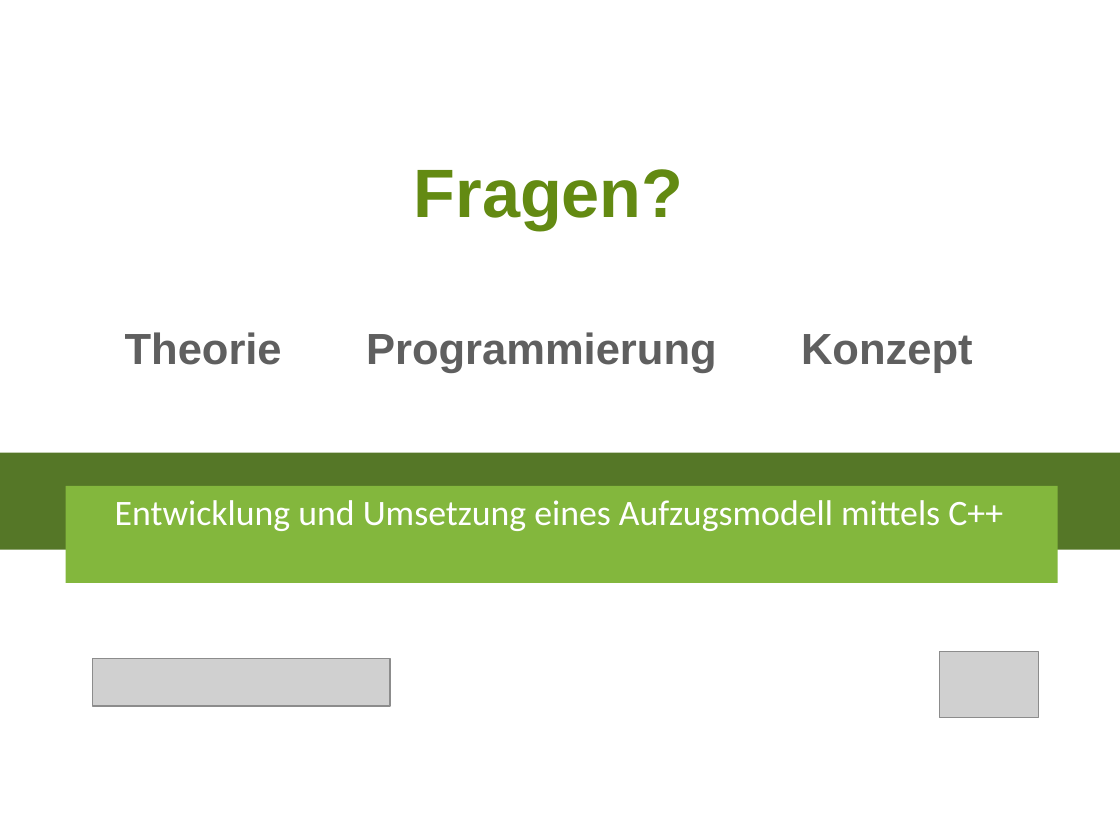
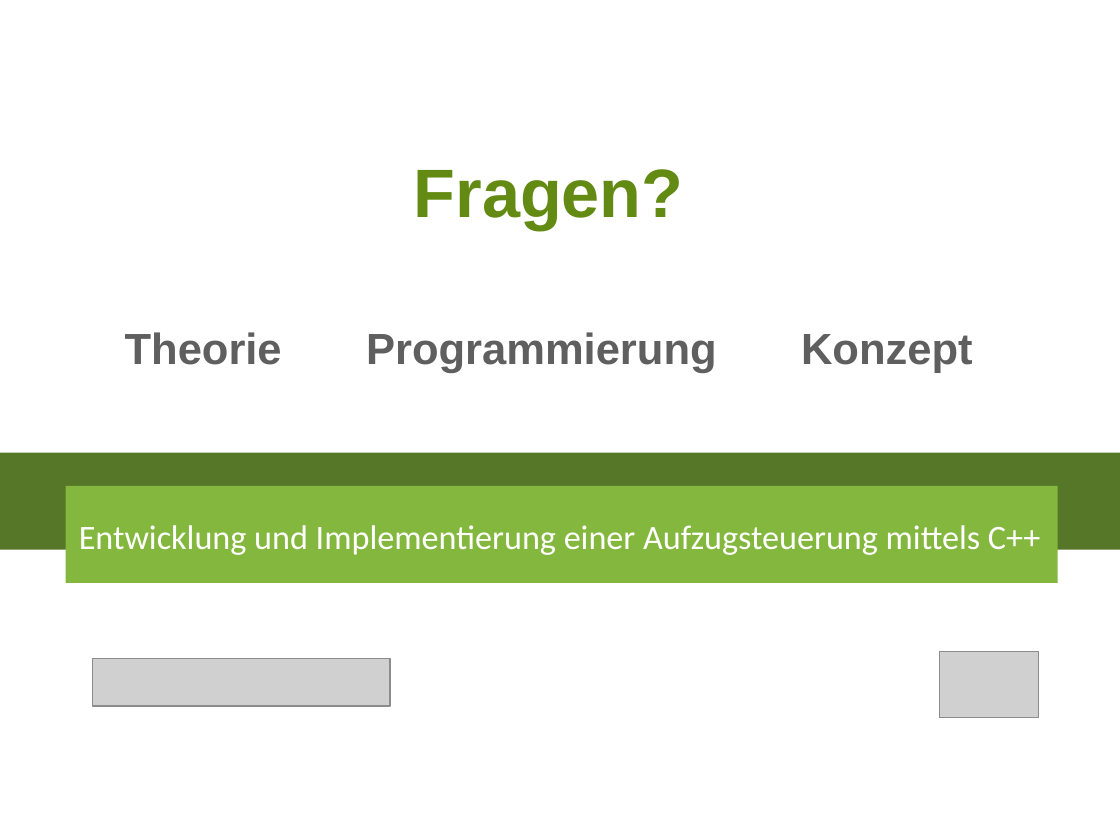
Before and after one commit to koeni90/elevatorUML, a slide deck: slide 23 of Präsentation.pptx. Drawn at 1120x840 pixels with LibreOffice and Linux fonts; fonts in the diff are those of the drawing; grey boxes stand for pictures; background and template pictures are left out. Boxes give left, top, right and bottom in pixels: in the first picture for what was removed or moved away, otherwise in the second. Text is boxed around its words. In the diff, an @@ line names an element or a change of style, - is before the commit and + after.

Commit message:
- neuer Titel: Entwicklung und Implementierung einer Aufzugssteuerung mittels C++ - kleine Korrekturen

```diff
--- a/Präsentation.pptx
+++ b/Präsentation.pptx
@@ text at [79,525,1040,555]: text changed; size 23 to 22 pt @@
-Entwicklung und Umsetzung eines Aufzugsmodell mittels C++
+Entwicklung und Implementierung einer Aufzugsteuerung mittels C++
```
Also in this commit, not shown: 6 other slides changed, 1 other file.
